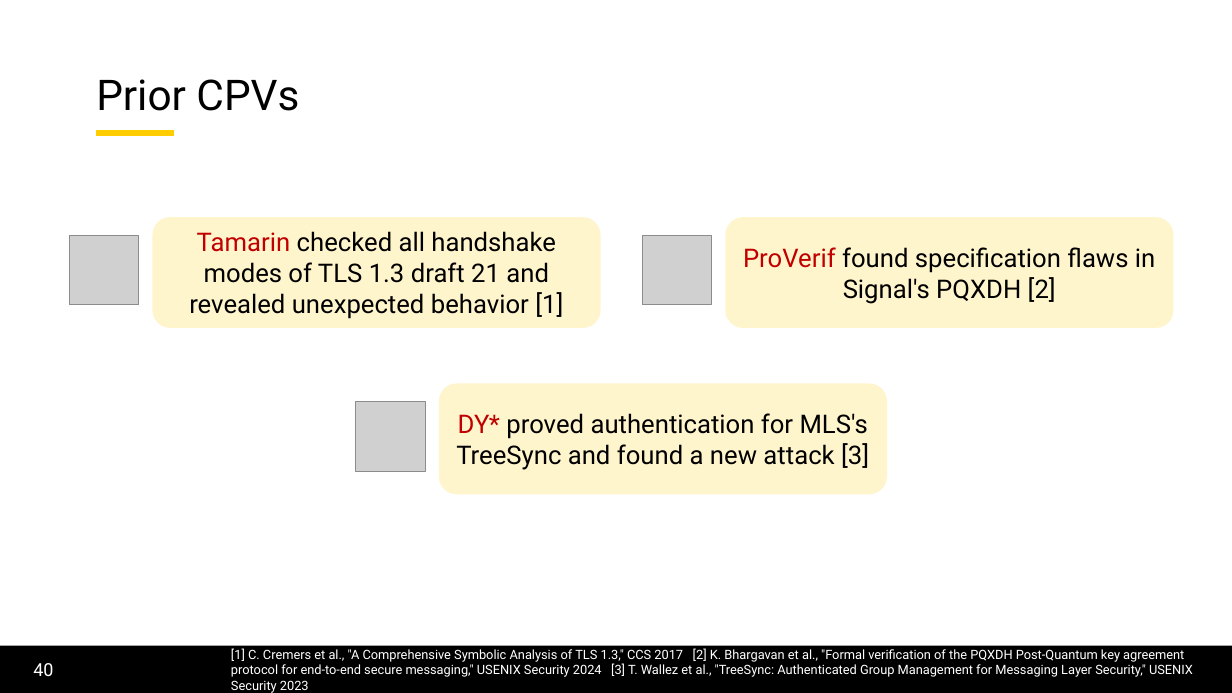
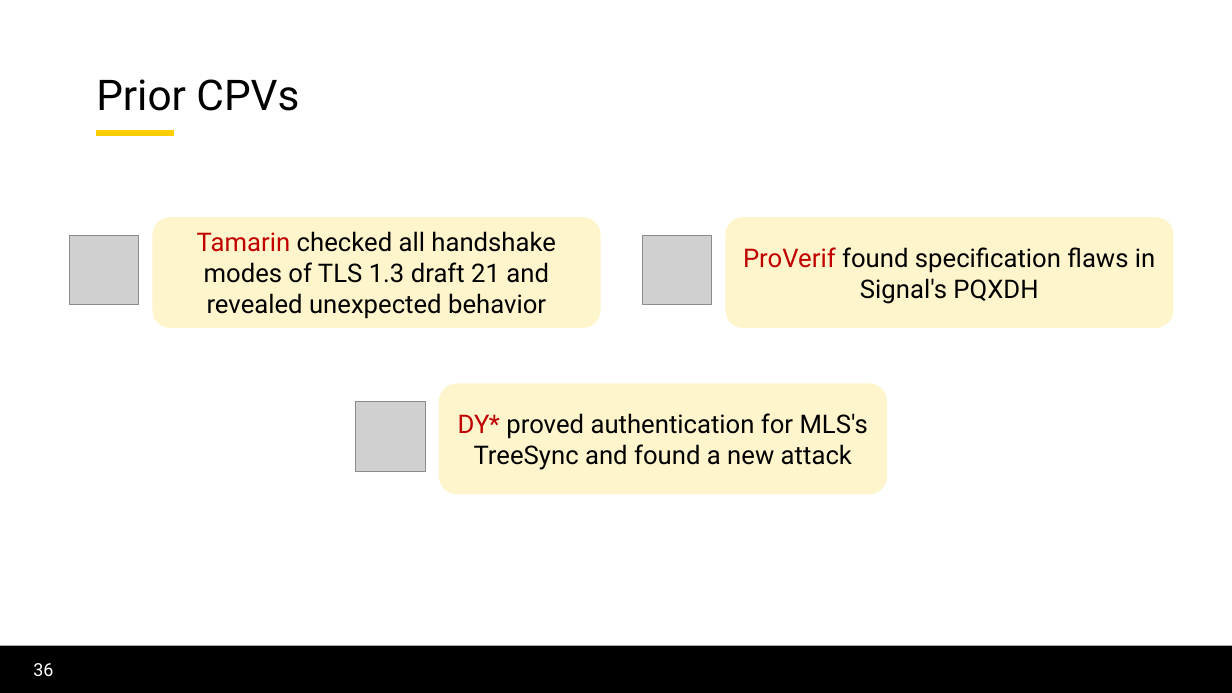
Before and after one commit to lorchrob/thesis_proposal_slides, a slide deck: slide 36 of slides.pptx (slide 40 before the commit). Drawn at 1232x693 pixels with LibreOffice and Linux fonts; fonts in the diff are those of the drawing; grey boxes stand for pictures; background and template pictures are left out. Boxes give left, top, right and bottom in pixels: in the first picture for what was removed or moved away, otherwise in the second. Text is boxed around its words. In the diff, an @@ line names an element or a change of style, - is before the commit and + after.

Commit message:
Work on slides

```diff
--- a/slides.pptx
+++ b/slides.pptx
@@ text in rounded rectangle at [197, 231, 556, 319]: text changed @@
-Tamarin checked all handshake modes of TLS 1.3 draft 21 and revealed unexpected behavior [1]
+Tamarin checked all handshake modes of TLS 1.3 draft 21 and revealed unexpected behavior
@@ text in rounded rectangle at [743, 247, 1155, 304]: text changed @@
-ProVerif found specification flaws in Signal's PQXDH [2]
+ProVerif found specification flaws in Signal's PQXDH
@@ text in rounded rectangle at [458, 413, 868, 470]: text changed @@
-DY* proved authentication for MLS's TreeSync and found a new attack [3]
+DY* proved authentication for MLS's TreeSync and found a new attack
@@ text removed at [231, 648, 1193, 693] @@
-[1] C. Cremers et al., "A Comprehensive Symbolic Analysis of TLS 1.3," CCS 2017 [2] K. Bhargavan et al., "Formal verification of the PQXDH Post-Quantum key agreement protocol for end-to-end secure messaging," USENIX Security 2024 [3] T. Wallez et al., "TreeSync: Authenticated Group Management for Messaging Layer Security," USENIX Security 2023
@@ page number at [33, 663, 53, 676]: text changed @@
-40
+36
```
Also in this commit, not shown: 51 other slides changed, 7 slides added, 9 slides removed.
